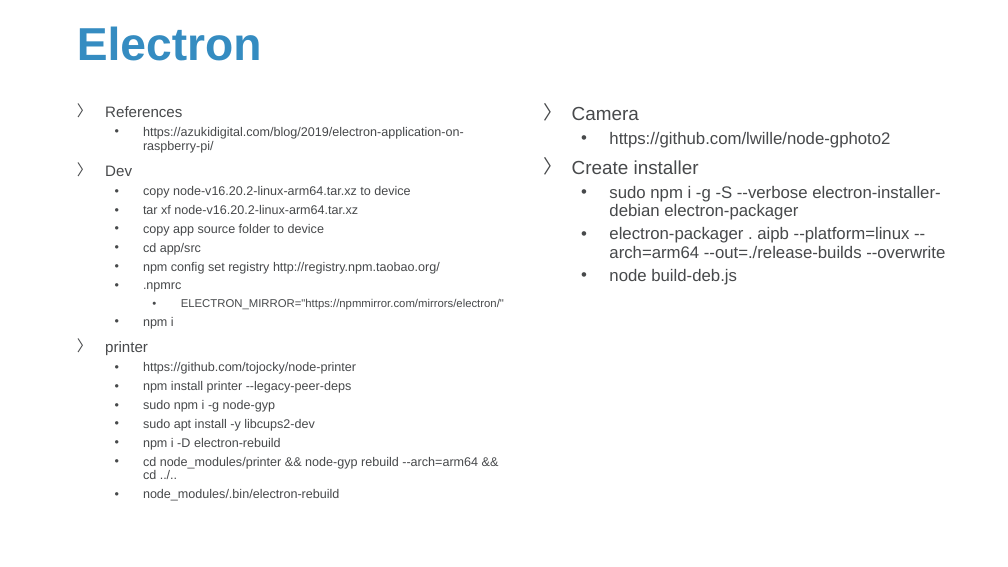
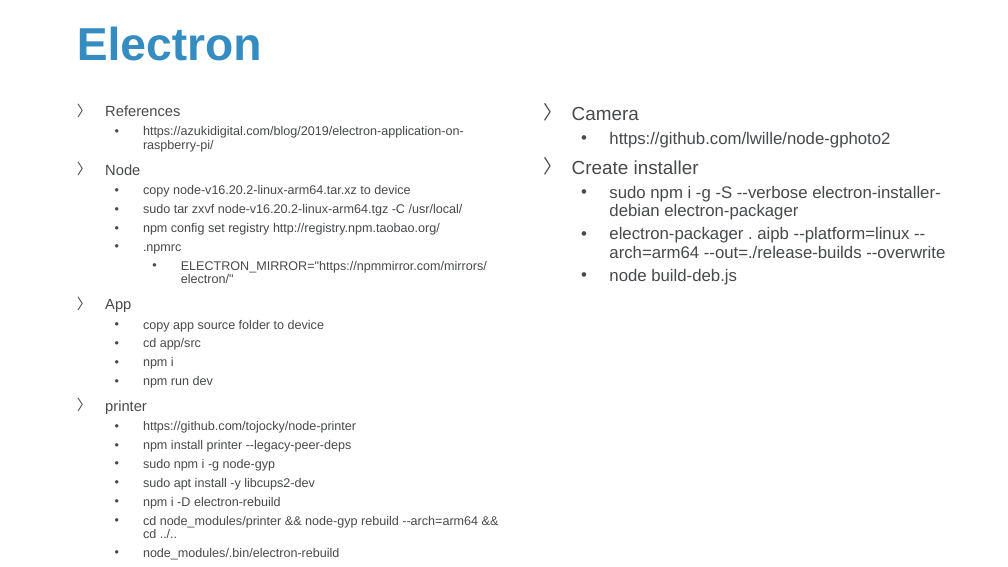
Before and after one commit to Sparks-Lu/TechNotes, a slide deck: slide 34 of Hardware/RaspberrySetup.pptx (slide 26 before the commit). Drawn at 1008x567 pixels with LibreOffice and Linux fonts; fonts in the diff are those of the drawing; background and template pictures are left out. Boxes give left, top, right and bottom in pixels: in the first picture for what was removed or moved away, otherwise in the second. Text is boxed around its words. In the diff, an @@ line names an element or a change of style, - is before the commit and + after.

```diff
--- a/Hardware/RaspberrySetup.pptx
+++ b/Hardware/RaspberrySetup.pptx
@@ text at (x1=105, y1=105, x2=487, y2=414): size 14.4 to 14 pt in "References", "printer"; size 10.8 to 12 pt in "ELECTRON_MIRROR="https://npmmirror.com/mirrors/electron/"" @@
@@ text at (x1=105, y1=164, x2=140, y2=175): text changed; size 14.4 to 14 pt @@
-〉 Dev
+〉 Node
@@ text at (x1=143, y1=204, x2=463, y2=216): text changed @@
-  • tar xf node-v16.20.2-linux-arm64.tar.xz
-  • copy app source folder to device
-  • cd app/src
+  • sudo tar zxvf node-v16.20.2-linux-arm64.tgz -C /usr/local/
@@ text at (x1=105, y1=299, x2=324, y2=350): paragraphs added @@
+〉 App
+  • copy app source folder to device
+  • cd app/src
@@ text at (x1=143, y1=376, x2=213, y2=388): paragraph added @@
+  • npm run dev
```
Also in this commit, not shown: 11 other slides changed, 8 slides added, 41 other files.
